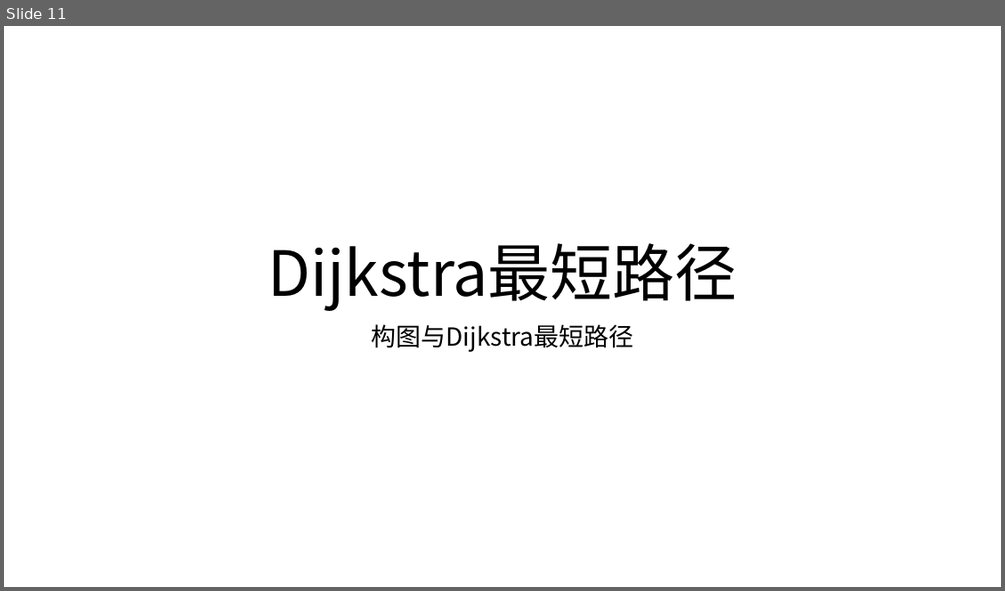
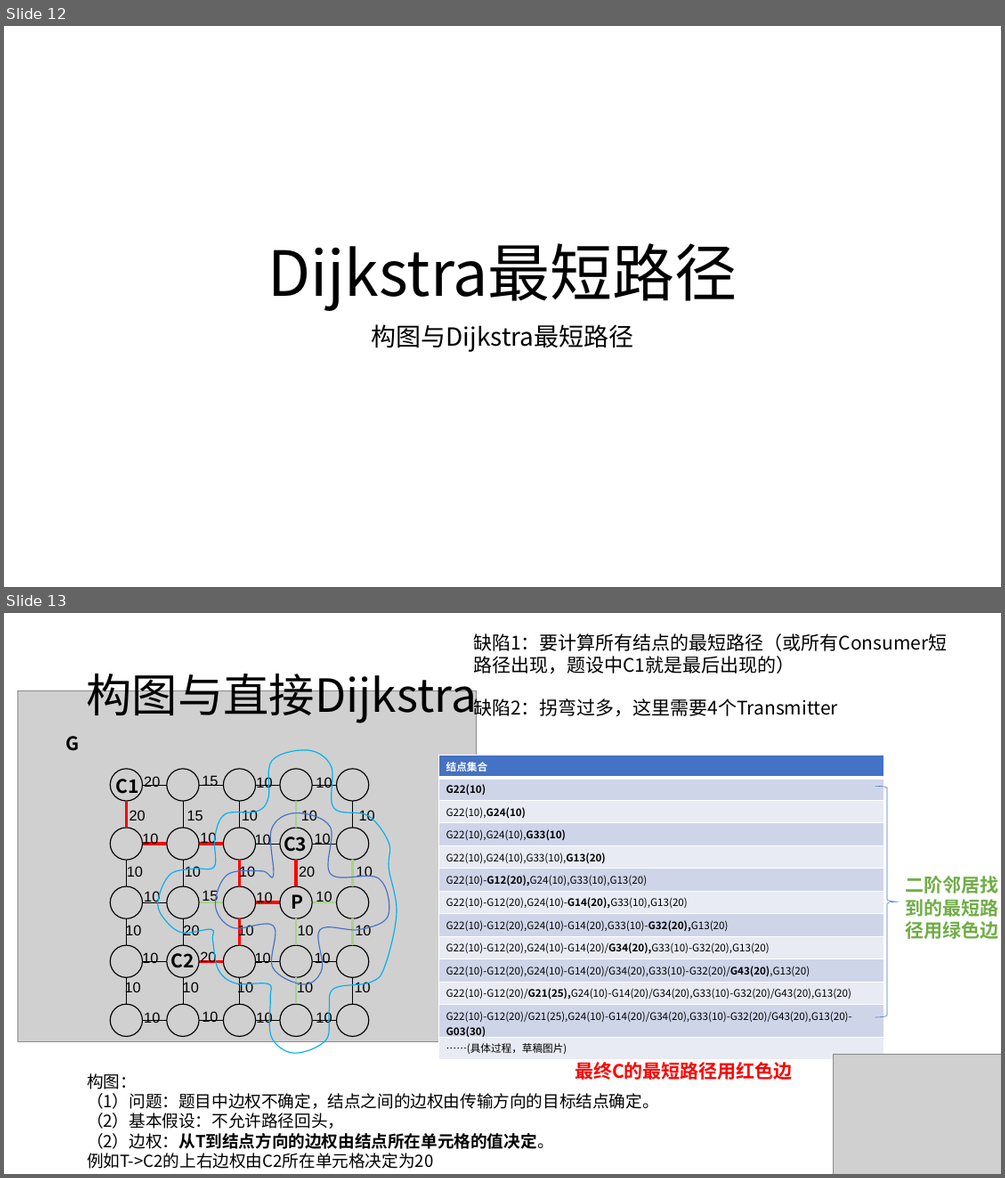
Before and after one commit to HuangDDU/hzy_algorithm, a slide deck: huawei/示例输入输出.pptx. Shown one above the other, each under a label of ours: slide 11 before the commit, slides 12 and 13 after it. The pictures are 1005x591 and 1005x1178 pixels, drawn with LibreOffice and Linux fonts; fonts in the diff are those of the drawing; grey boxes stand for pictures. Boxes give left, top, right and bottom in pixels: in the first picture for what was removed or moved away, otherwise in the second. Text is boxed around its words. In the diff, an @@ line names an element or a change of style, - is before the commit and + after.

Commit message:
准备开始最短路径

```diff
--- a/huawei/示例输入输出.pptx
+++ b/huawei/示例输入输出.pptx
@@ slide 13 added at bbox=[4, 613, 1001, 1174], background #FFFFFF @@
@@ text added at bbox=[473, 633, 947, 674], 18 pt, text #000000 @@
+缺陷1：要计算所有结点的最短路径（或所有Consumer短路径出现，题设中C1就是最后出现的）
@@ title added at bbox=[87, 666, 477, 723], 44 pt, text #000000 @@
+构图与直接Dijkstra
@@ picture added at bbox=[18, 690, 477, 1042] @@
@@ text added at bbox=[473, 696, 838, 719], 18 pt, text #000000 @@
+缺陷2：拐弯过多，这里需要4个Transmitter
@@ text added at bbox=[66, 736, 80, 751], 18 pt, text #000000, bold @@
+G
@@ freeform shape added at bbox=[158, 750, 396, 1053], outline #00B0F0 1 pt @@
@@ table added at bbox=[438, 755, 884, 1057], 13 rows, 1 columns @@
+结点集合
+G22(10)
+G22(10),G24(10)
+G22(10),G24(10),G33(10)
+G22(10),G24(10),G33(10),G13(20)
+G22(10)-G12(20),G24(10),G33(10),G13(20)
+G22(10)-G12(20),G24(10)-G14(20),G33(10),G13(20)
+G22(10)-G12(20),G24(10)-G14(20),G33(10)-G32(20),G13(20)
+G22(10)-G12(20),G24(10)-G14(20)/G34(20),G33(10)-G32(20),G13(20)
+G22(10)-G12(20),G24(10)-G14(20)/G34(20),G33(10)-G32(20)/G43(20),G13(20)
+G22(10)-G12(20)/G21(25),G24(10)-G14(20)/G34(20),G33(10)-G32(20)/G43(20),G13(20)
+G22(10)-G12(20)/G21(25),G24(10)-G14(20)/G34(20),G33(10)-G32(20)/G43(20),G13(20)-G03(30)
+……(具体过程，草稿图片)
@@ right brace added at bbox=[875, 786, 898, 1017], outline #4472C4 0.5 pt @@
@@ freeform shape added at bbox=[216, 812, 390, 984], outline #4472C4 1 pt @@
@@ group added at bbox=[125, 775, 375, 1026]: 40 texts @@
+10
+10
+20
+15
+10
+10
+10
+10
+10
+10
+10
+15
+10
+10
+10
+20
+10
+10
+10
+10
+10
+10
+10
+10
+10
+10
+10
+10
+20
+10
+10
+20
+10
+10
+10
+10
+10
+20
+15
+10
@@ group added at bbox=[110, 769, 369, 1037]: 40 lines, 25 ellipses, 4 texts @@
+P
+C1
+C2
+C3
@@ text added at bbox=[906, 876, 999, 939], 18 pt, text #70AD47, bold @@
+二阶邻居找到的最短路径用绿色边
@@ text added at bbox=[574, 1062, 793, 1079], 18 pt, text #FF0000, bold @@
+最终C的最短路径用红色边
@@ picture added at bbox=[833, 1054, 1001, 1174] @@
@@ text added at bbox=[87, 1073, 659, 1168], 16 pt, text #000000 @@
+构图：
+（1）问题：题目中边权不确定，结点之间的边权由传输方向的目标结点确定。
+（2）基本假设：不允许路径回头，
+（2）边权：从T到结点方向的边权由结点所在单元格的值决定。
+例如T->C2的上右边权由C2所在单元格决定为20
@@ what was slide 11 is now slide 12 @@
```
Also in this commit, not shown: 3 slides changed, 3 other slides added, 1 slide removed, 7 other files.
